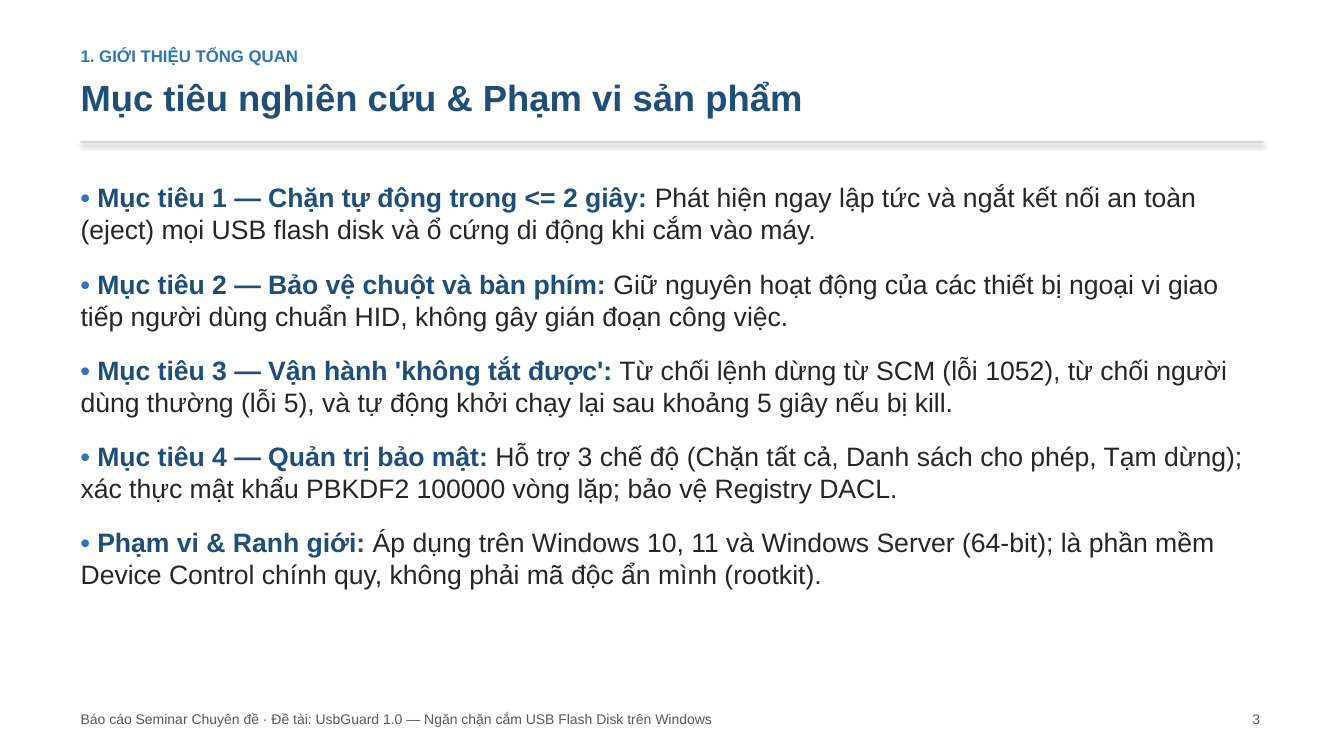
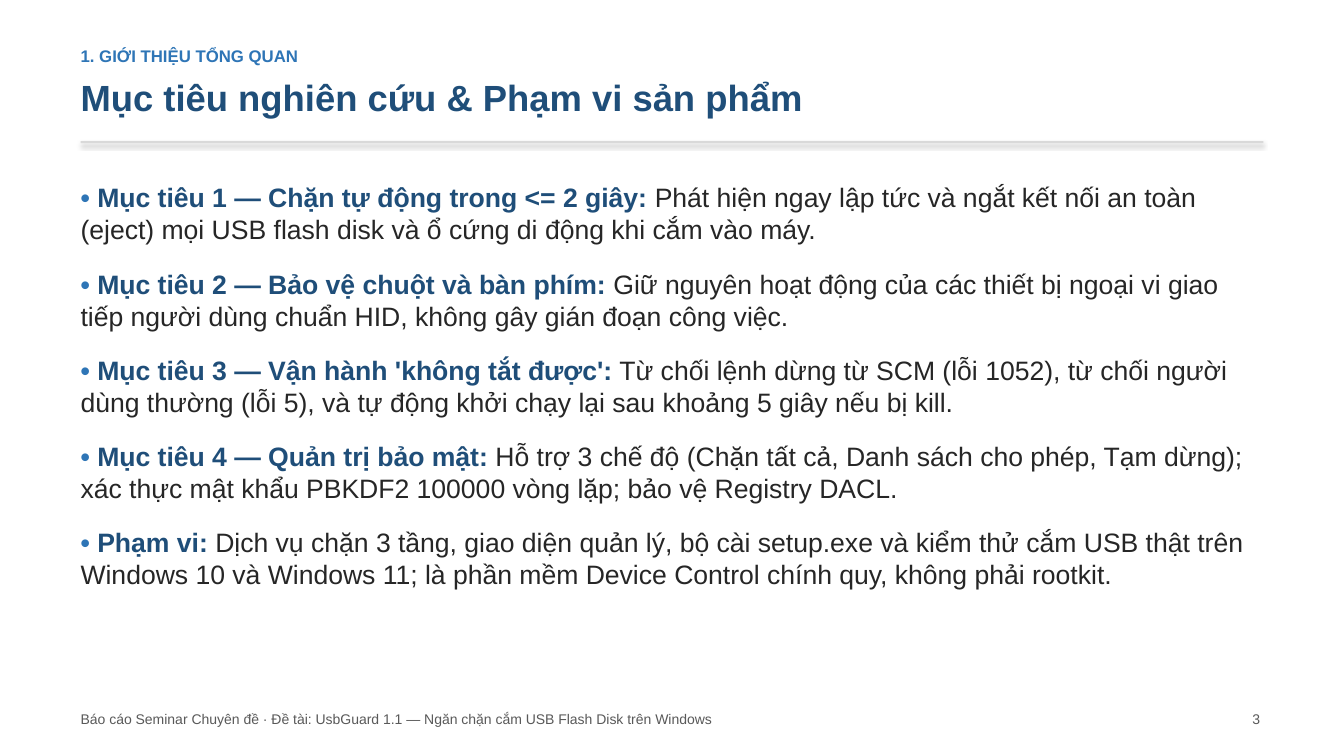
Before and after one commit to hungphamwp/usbguard, a slide deck: slide 3 of slide/SLIDE-UsbGuard.pptx. Drawn at 1344x756 pixels with LibreOffice and Linux fonts; fonts in the diff are those of the drawing. Boxes give left, top, right and bottom in pixels: in the first picture for what was removed or moved away, otherwise in the second. Text is boxed around its words. In the diff, an @@ line names an element or a change of style, - is before the commit and + after.

```diff
--- a/slide/SLIDE-UsbGuard.pptx
+++ b/slide/SLIDE-UsbGuard.pptx
@@ text at [81, 532, 1243, 590]: text changed @@
-• Phạm vi & Ranh giới: Áp dụng trên Windows 10, 11 và Windows Server (64-bit); là phần mềm Device Control chính quy, không phải mã độc ẩn mình (rootkit).
+• Phạm vi: Dịch vụ chặn 3 tầng, giao diện quản lý, bộ cài setup.exe và kiểm thử cắm USB thật trên Windows 10 và Windows 11; là phần mềm Device Control chính quy, không phải rootkit.
@@ text at [81, 713, 712, 727]: text changed @@
-Báo cáo Seminar Chuyên đề · Đề tài: UsbGuard 1.0 — Ngăn chặn cắm USB Flash Disk trên Windows
+Báo cáo Seminar Chuyên đề · Đề tài: UsbGuard 1.1 — Ngăn chặn cắm USB Flash Disk trên Windows
```
Also in this commit, not shown: 13 other slides changed, 4 slides added, 3 slides removed, 17 other files.
